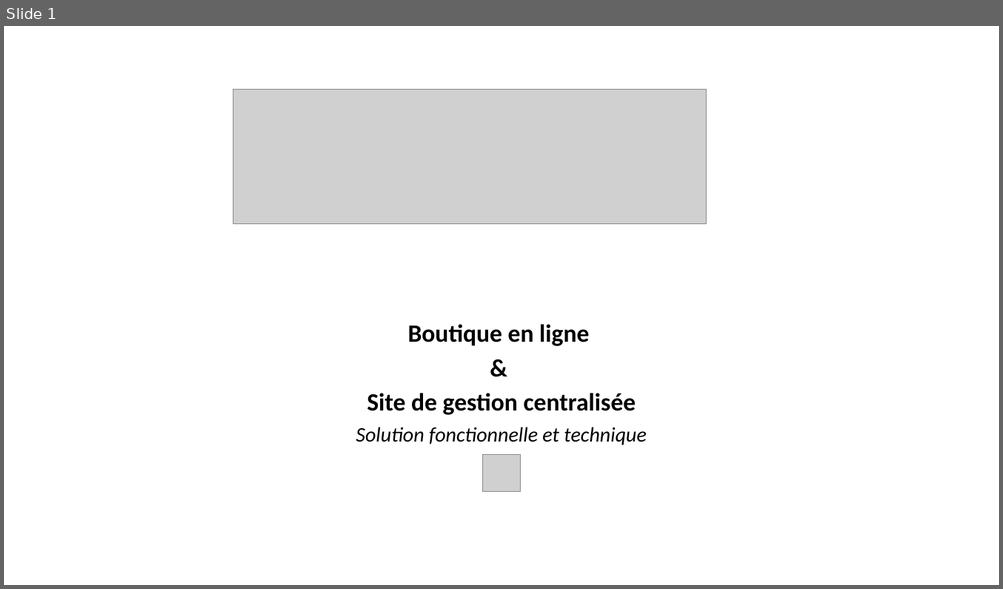
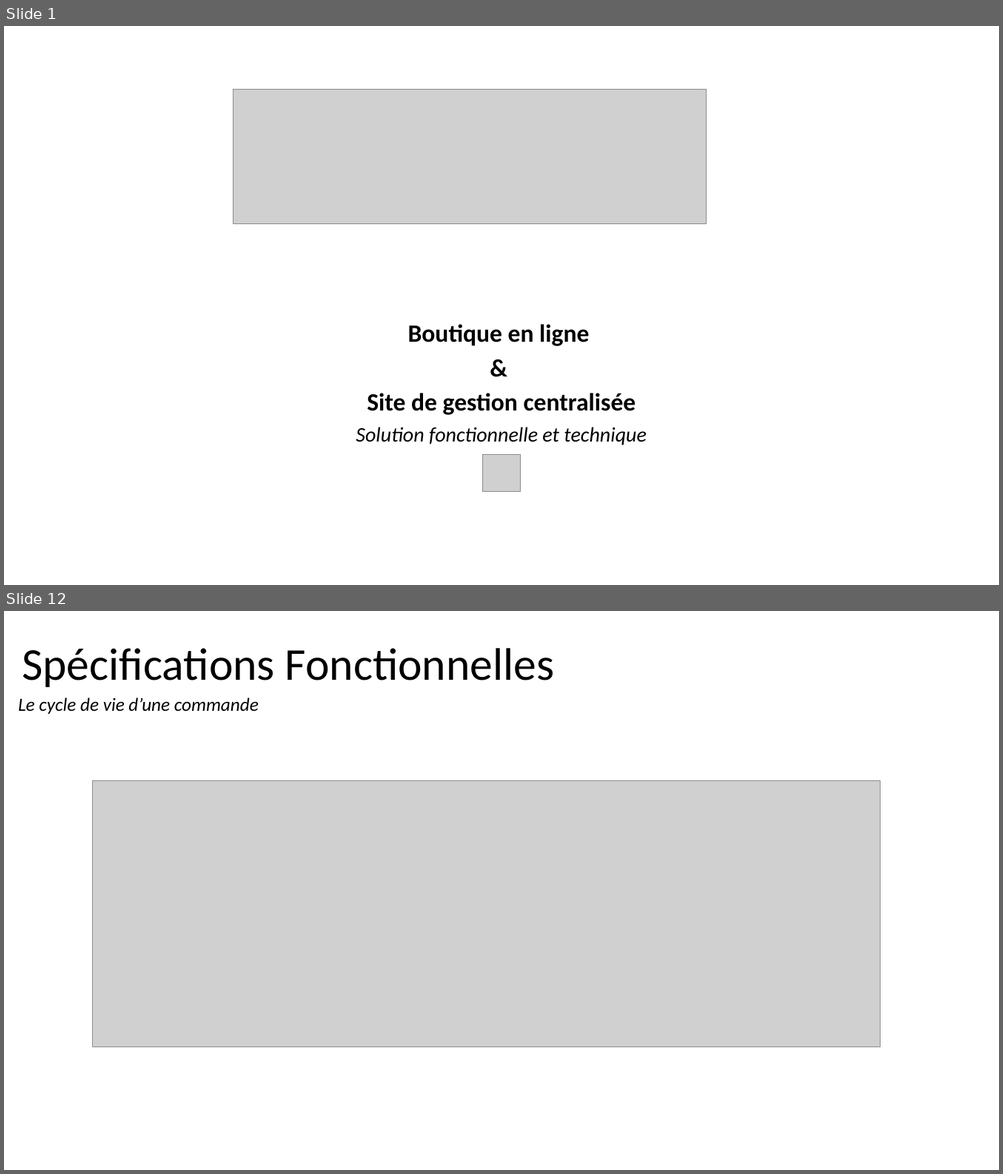
Before and after one commit to StephenAOGOLO/P4_Analysez_les_besoins, a slide deck: Projet_4_Solution_fonctionnelle_et_technique.pptx. Shown one above the other, each under a label of ours: slide 1 before the commit, slides 1 and 12 after it; the slides between them are not shown. The pictures are 1003x589 and 1003x1174 pixels, drawn with LibreOffice and Linux fonts; fonts in the diff are those of the drawing; grey boxes stand for pictures. Boxes give left, top, right and bottom in pixels: in the first picture for what was removed or moved away, otherwise in the second. Text is boxed around its words. In the diff, an @@ line names an element or a change of style, - is before the commit and + after.

Commit message:
19th commit - on branch 1.2 - Updating file " fonctionnelle et technique"

```diff
--- a/Projet_4_Solution_fonctionnelle_et_technique.pptx
+++ b/Projet_4_Solution_fonctionnelle_et_technique.pptx
@@ slide 12 added at box(4, 611, 999, 1170), background #FFFFFF @@
@@ title added at box(22, 648, 554, 687), 44 pt, text #000000 @@
+Spécifications Fonctionnelles
@@ text added at box(18, 698, 259, 714), 18 pt, text #000000, italic @@
+Le cycle de vie d’une commande
@@ picture added at box(92, 781, 880, 1048) @@
```
Also in this commit, not shown: 1 slide changed, 16 other slides added.
